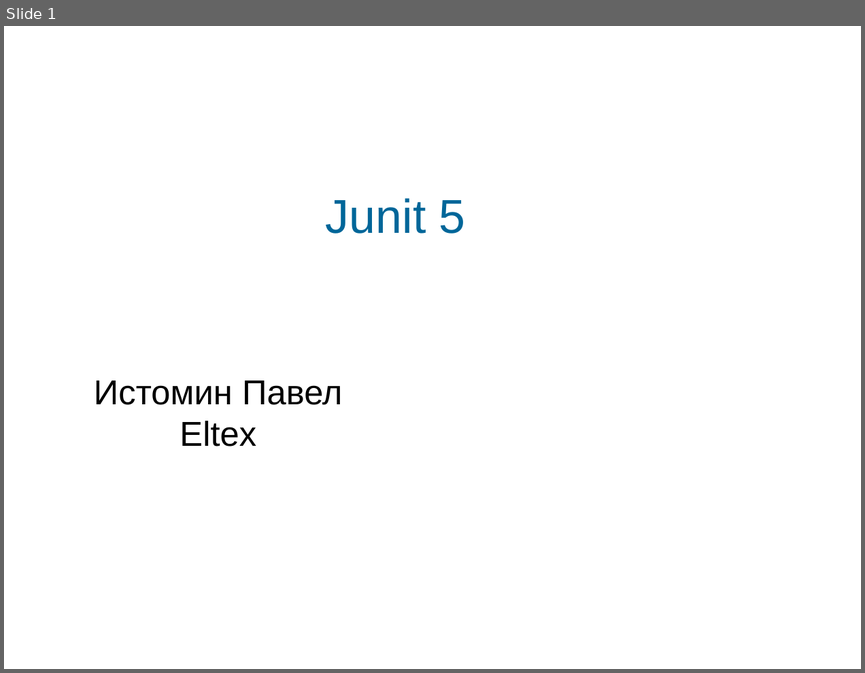
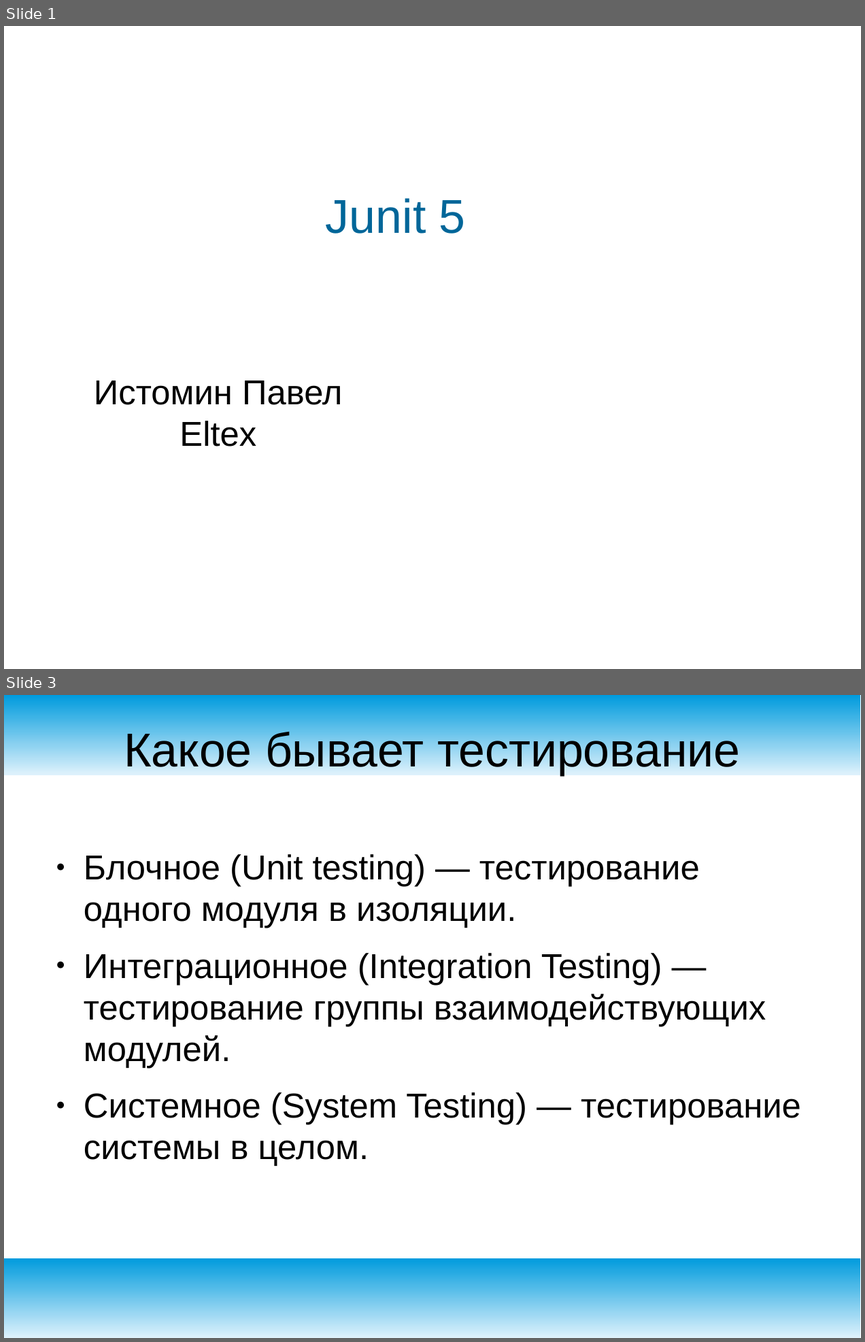
Before and after one commit to robober/school, a slide deck: school.odp. Shown one above the other, each under a label of ours: slide 1 before the commit, slides 1 and 3 after it; the slides between them are not shown. The pictures are 865x673 and 865x1342 pixels, drawn with LibreOffice and Linux fonts; fonts in the diff are those of the drawing; background and template pictures are left out. Boxes give left, top, right and bottom in pixels: in the first picture for what was removed or moved away, otherwise in the second. Text is boxed around its words. In the diff, an @@ line names an element or a change of style, - is before the commit and + after.

```diff
--- a/school.odp
+++ b/school.odp
@@ slide 3 added at (4, 695, 861, 1338), background #FFFFFF @@
@@ rectangle added at (4, 695, 861, 775), fill gradient #DFF2FC to #009BDD @@
@@ title added at (124, 731, 740, 775), 44 pt, text #000000 @@
+Какое бывает тестирование
@@ text added at (84, 854, 801, 1166), 32 pt, text #000000 @@
+● Блочное (Unit testing) — тестирование одного модуля в изоляции.
+● Интеграционное (Integration Testing) — тестирование группы взаимодействующих модулей.
+● Системное (System Testing) — тестирование системы в целом.
@@ rectangle added at (4, 1258, 861, 1338), fill gradient #DFF2FC to #009BDD @@
```
Also in this commit, not shown: 1 slide changed, 1 other slide added, 10 other files.
